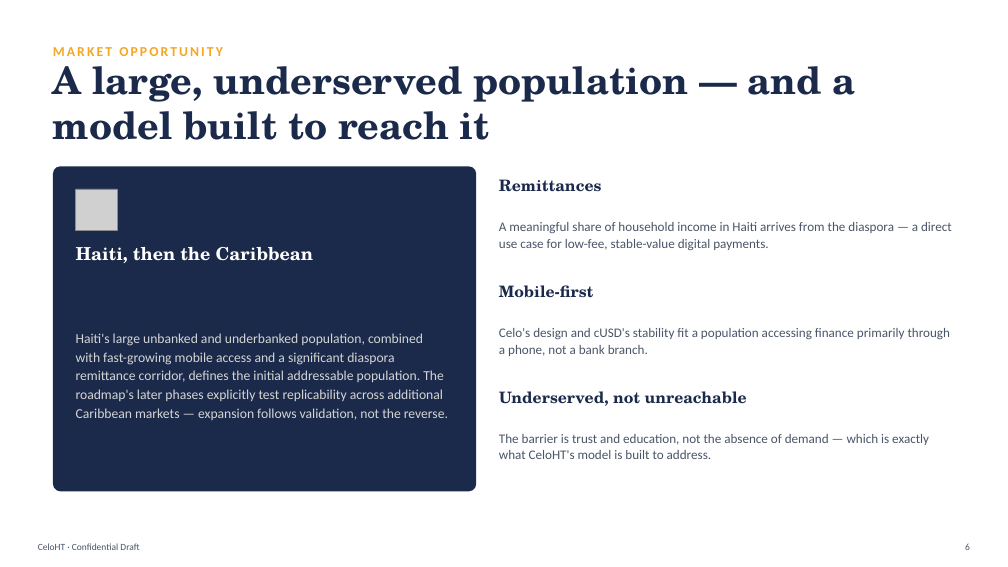
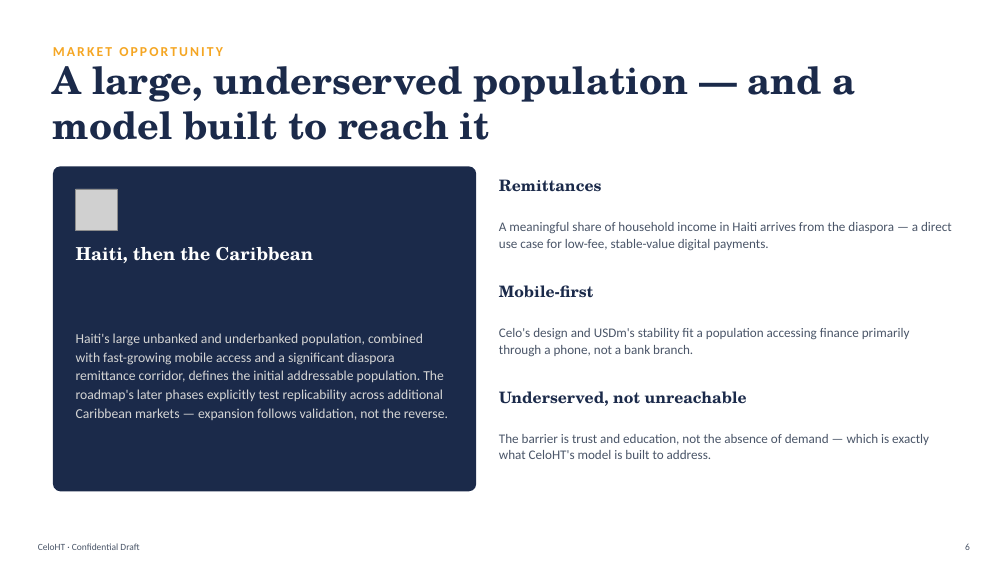
Before and after one commit to Celo-HaiTi/celoht-docs, a slide deck: slide 6 of CeloHT-Investor-Deck.pptx. Drawn at 1008x567 pixels with LibreOffice and Linux fonts; fonts in the diff are those of the drawing; grey boxes stand for pictures. Boxes give left, top, right and bottom in pixels: in the first picture for what was removed or moved away, otherwise in the second. Text is boxed around its words. In the diff, an @@ line names an element or a change of style, - is before the commit and + after.

Commit message:
Enforce canonical CeloHT terminology

```diff
--- a/CeloHT-Investor-Deck.pptx
+++ b/CeloHT-Investor-Deck.pptx
@@ text at box(499, 328, 910, 356): text changed @@
-Celo's design and cUSD's stability fit a population accessing finance primarily through a phone, not a bank branch.
+Celo's design and USDm's stability fit a population accessing finance primarily through a phone, not a bank branch.
```
Also in this commit, not shown: 5 other slides changed, 4 other files.
